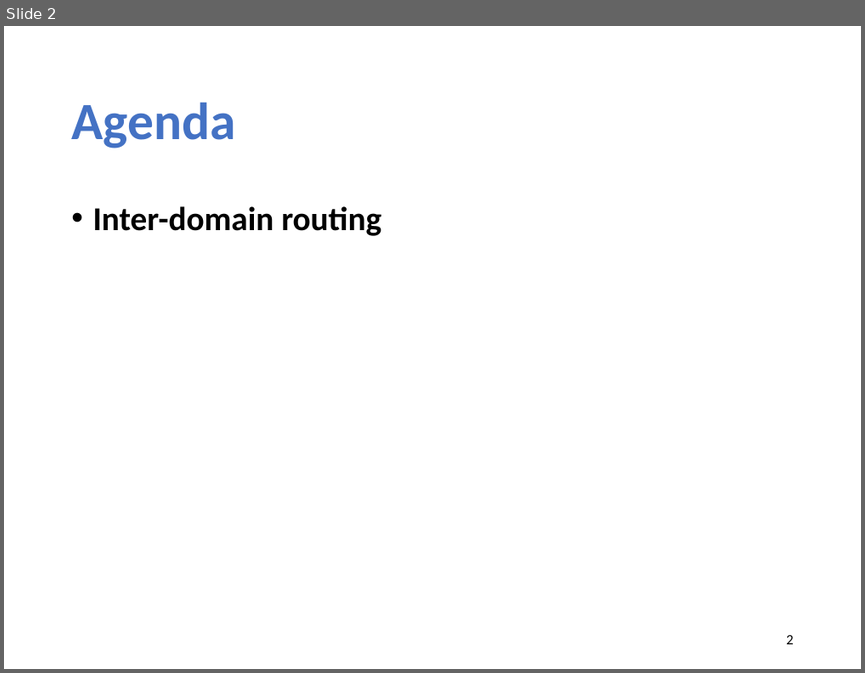
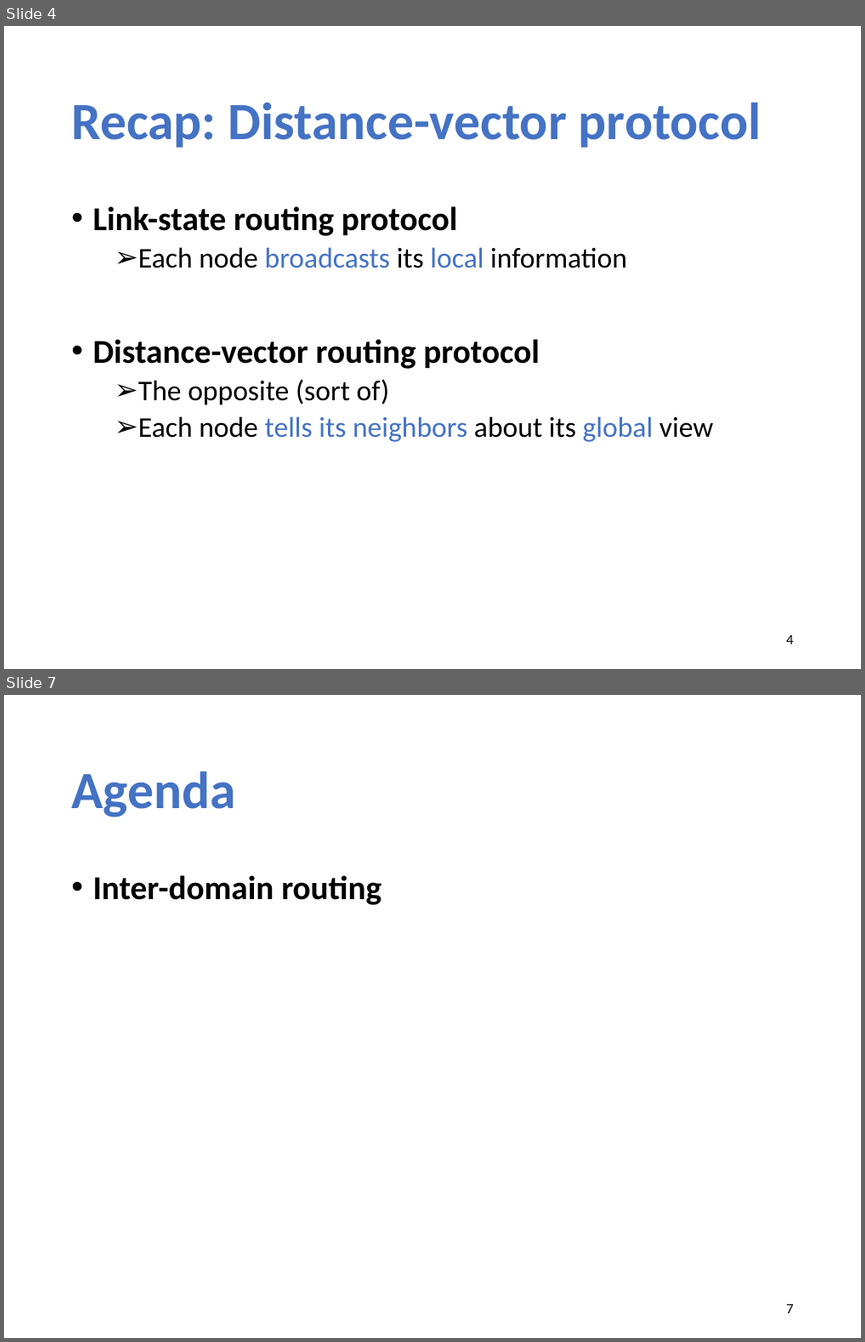
Before and after one commit to xinjin/course-net, a slide deck: slides/lec14_interdomain.pptx. Shown one above the other, each under a label of ours: slide 2 before the commit, slides 4 and 7 after it; the slides between them are not shown. The pictures are 865x673 and 865x1342 pixels, drawn with LibreOffice and Linux fonts; fonts in the diff are those of the drawing. Boxes give left, top, right and bottom in pixels: in the first picture for what was removed or moved away, otherwise in the second. Text is boxed around its words. In the diff, an @@ line names an element or a change of style, - is before the commit and + after.

```diff
--- a/slides/lec14_interdomain.pptx
+++ b/slides/lec14_interdomain.pptx
@@ slide 4 added at [4, 26, 861, 669], background #FFFFFF @@
@@ title added at [71, 102, 761, 148], 44 pt, text #4472C4, bold @@
+Recap: Distance-vector protocol
@@ text added at [93, 206, 713, 442], 24 pt, text #000000 @@
+• Link-state routing protocol
+  ➢ Each node broadcasts its local information
+• Distance-vector routing protocol
+  ➢ The opposite (sort of)
+  ➢ Each node tells its neighbors about its global view
@@ page number added at [786, 635, 793, 644], 12 pt, text #000000 @@
+4
@@ what was slide 2 is now slide 7 @@
@@ page number at [786, 1304, 793, 1313]: text changed @@
-2
+7
```
Also in this commit, not shown: 1 slide changed, 4 other slides added, 19 other files.
